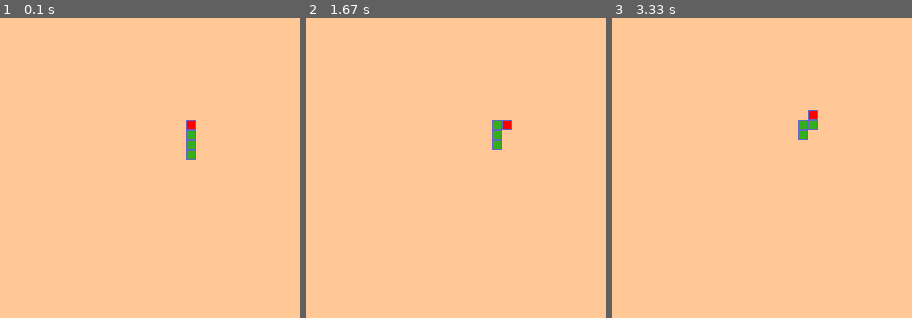
Above: before the commit, frames 1-3 (left to right).
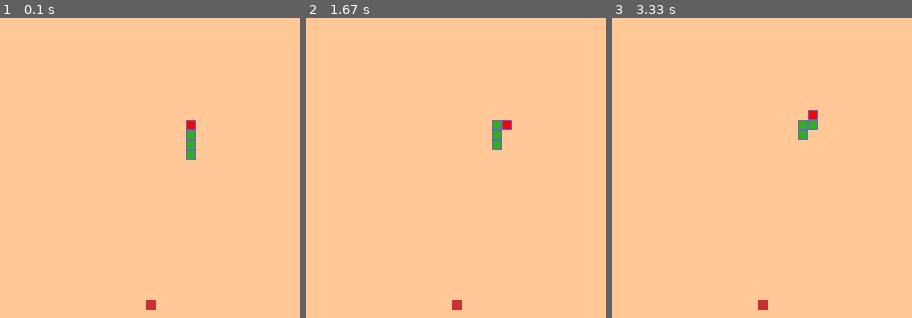
Above: after the commit, the same moments.

Repository: Robles4/Sean-The-Great
Game: pygame game, started from Week 12 Lab/Pygame.py
Same seed, same stepped clock (60 frames per second), same inputs: the game is played once before the commit and once after it.
Inputs:
- Up to frame 1 (0.1 s): no input
- Up to frame 2 (1.67 s): hold Right from 1.33 s (still down)
- Up to frame 3 (3.33 s): release Right at 1.8 s; hold Up from 3.17 s (still down)
The pictures show only the part of the screen within x 19-69%, y 33-83%; the shares and areas given below are measured in that part.

The runs differ from the first frame. In frame 1, 0.1% of the frame differs, in the area x 48-52%, y 94-98%; in frame 2, 0.1%; in frame 3, 0.1%.

Commit message:
added pygame
added first video set of steps to creating snake game.

Diff:
--- a/Week 12 Lab/Pygame.py
+++ b/Week 12 Lab/Pygame.py
@@ -1,10 +1,11 @@
 # import modules
 import pygame
+import random
 
 pygame.init()
 
 # create blank game window
-screen_width = 600
+screen_width: int = 600
 screen_height = 600
 
 # create game window
@@ -15,6 +16,9 @@
 cell_size = 10
 direction = 1  # 1 is up, 2 is right, 3 is down, 4 is left
 update_snake = 0
+food = [0, 0]
+new_food = True
+new_piece = [0, 0]
 
 # create snake
 snake_pos = [[int(screen_width / 2), int(screen_height / 2)],
@@ -26,11 +30,17 @@
 bg = (255, 200, 150)
 body_inner = (50, 175, 25)
 body_outer = (100, 100, 200)
+food_col = (200, 50, 50)
 red = (255, 0, 0)
+score = 0
 
 
 def draw_screen():
     screen.fill(bg)
+
+def draw_score():
+    score_txt = 'score: ' + str(score)
+
 
 
 # setup loop with exit event handler
@@ -52,6 +62,36 @@
                 direction = 3
             if event.key == pygame.K_LEFT and direction != 2:
                 direction = 4
+
+        # create food
+        if new_food == True:
+            new_food = False
+            food[0] = cell_size * random.randint(0, (screen_width // cell_size) - 1)
+            food[1] = cell_size * random.randint(0, (screen_height // cell_size) - 1)
+
+    # draw food
+    pygame.draw.rect(screen, food_col, (food[0], food[1], cell_size, cell_size))
+
+
+        #check if food has been eaten
+    if snake_pos[0] == food:
+        new_food = True
+        #create a new piece at the last point of the snake's tail
+        new_piece = list(snake_pos[-1])
+        if direction == 1:
+            new_piece[1] += cell_size
+        if direction == 3:
+            new_piece[1] -= cell_size
+        if direction == 2:
+            new_piece[0] -= cell_size
+        if direction == 4:
+            new_piece[0] += cell_size
+
+        #attached new piece to the end of the snake
+        snake_pos.append(new_piece)
+
+        #increase score
+        score += 1
 
     if update_snake > 99:
         update_snake = 0
